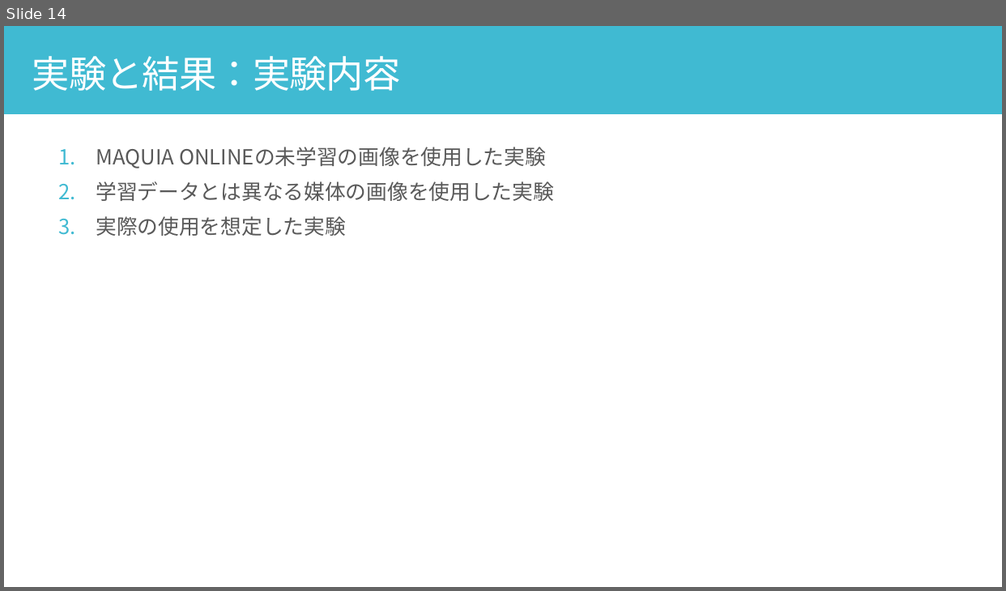
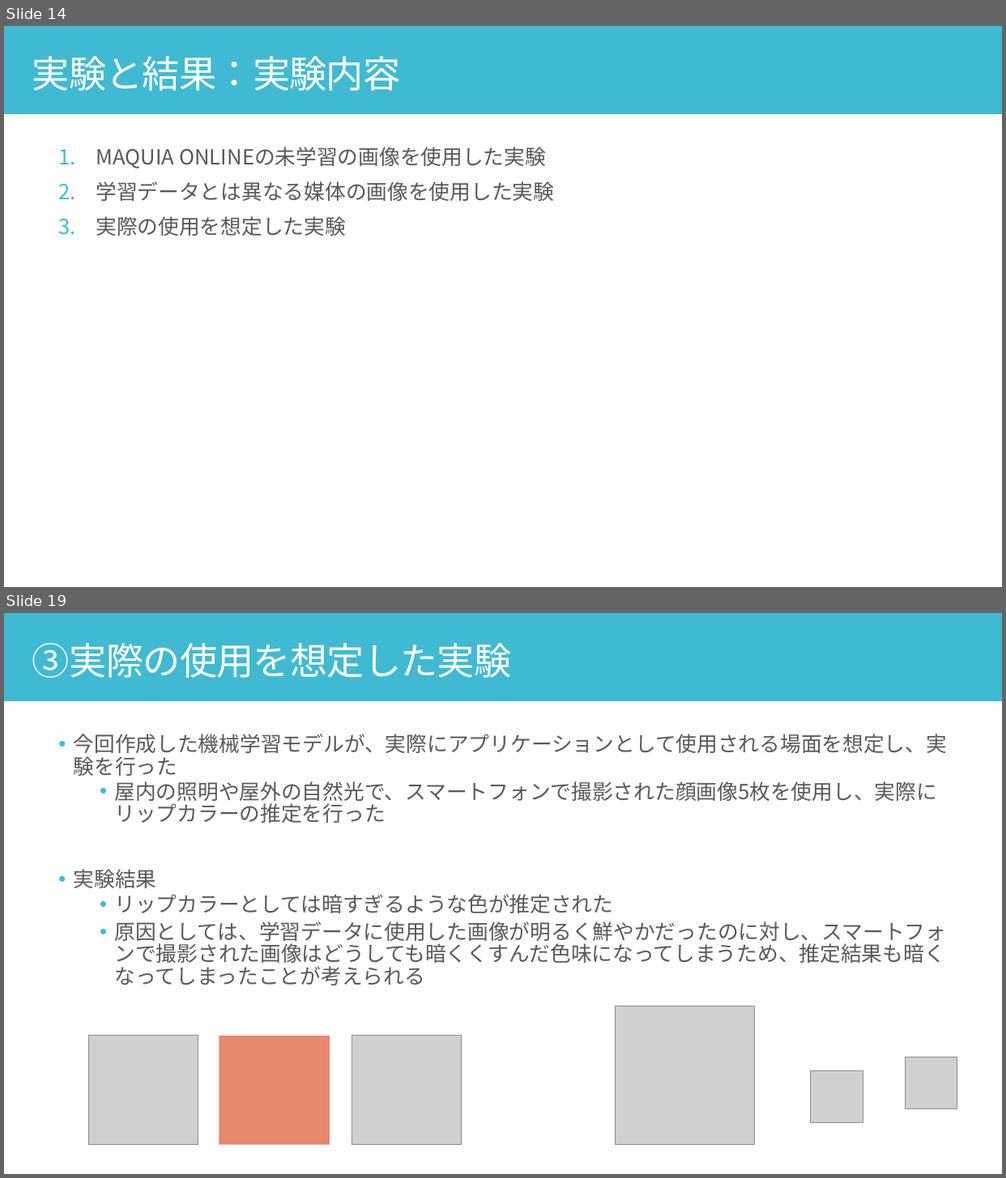
Before and after one commit to yuu5322/sci23, a slide deck: 口頭試問.pptx. Shown one above the other, each under a label of ours: slide 14 before the commit, slides 14 and 19 after it; the slides between them are not shown. The pictures are 1006x591 and 1006x1178 pixels, drawn with LibreOffice and Linux fonts; fonts in the diff are those of the drawing; grey boxes stand for pictures. Boxes give left, top, right and bottom in pixels: in the first picture for what was removed or moved away, otherwise in the second. Text is boxed around its words. In the diff, an @@ line names an element or a change of style, - is before the commit and + after.

```diff
--- a/口頭試問.pptx
+++ b/口頭試問.pptx
@@ slide 19 added at <box>4,613,1002,1174</box>, background #FFFFFF @@
@@ rectangle added at <box>4,613,1002,701</box>, fill #40BAD2 @@
@@ text added at <box>32,643,512,678</box>, 36 pt, text #FFFFFF @@
+③実際の使用を想定した実験
@@ text added at <box>74,734,947,986</box>, 20 pt, text #595959 @@
+• 今回作成した機械学習モデルが、実際にアプリケーションとして使用される場面を想定し、実験を行った
+  • 屋内の照明や屋外の自然光で、スマートフォンで撮影された顔画像5枚を使用し、実際にリップカラーの推定を行った
+• 実験結果
+  • リップカラーとしては暗すぎるような色が推定された
+  • 原因としては、学習データに使用した画像が明るく鮮やかだったのに対し、スマートフォンで撮影された画像はどうしても暗くくすんだ色味になってしまうため、推定結果も暗くなってしまったことが考えられる
@@ picture added at <box>615,1007,754,1145</box> @@
@@ picture added at <box>88,1035,198,1145</box> @@
@@ rectangle added at <box>219,1036,330,1144</box>, fill #E6886E @@
@@ picture added at <box>352,1035,462,1145</box> @@
@@ picture added at <box>811,1071,863,1122</box> @@
@@ picture added at <box>906,1057,957,1109</box> @@
```
Also in this commit, not shown: 5 slides changed, 3 other slides added, 7 slides removed.
